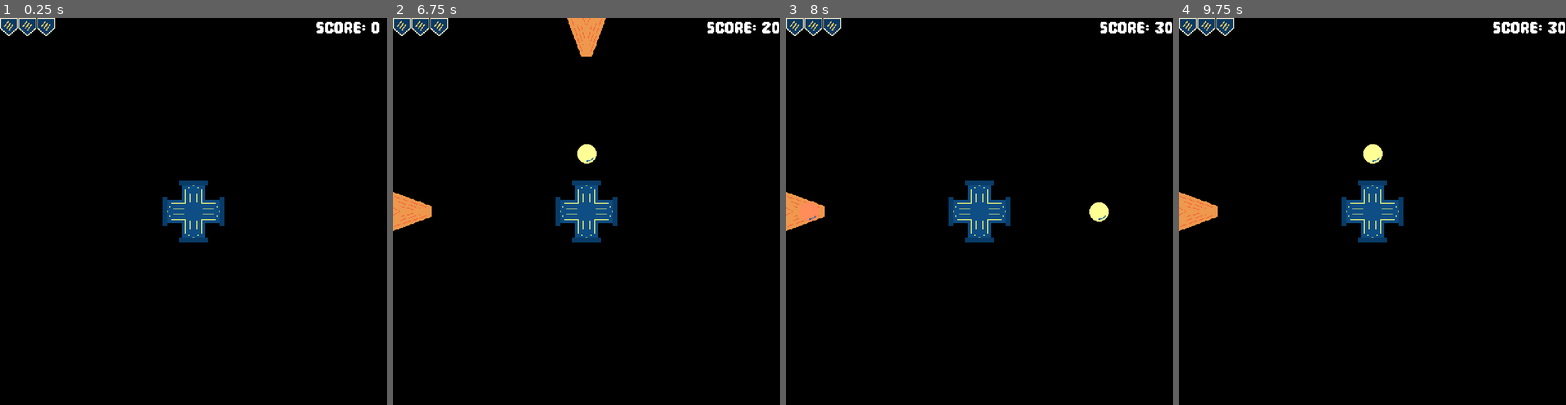
Above: before the commit, frames 1-4 (left to right).
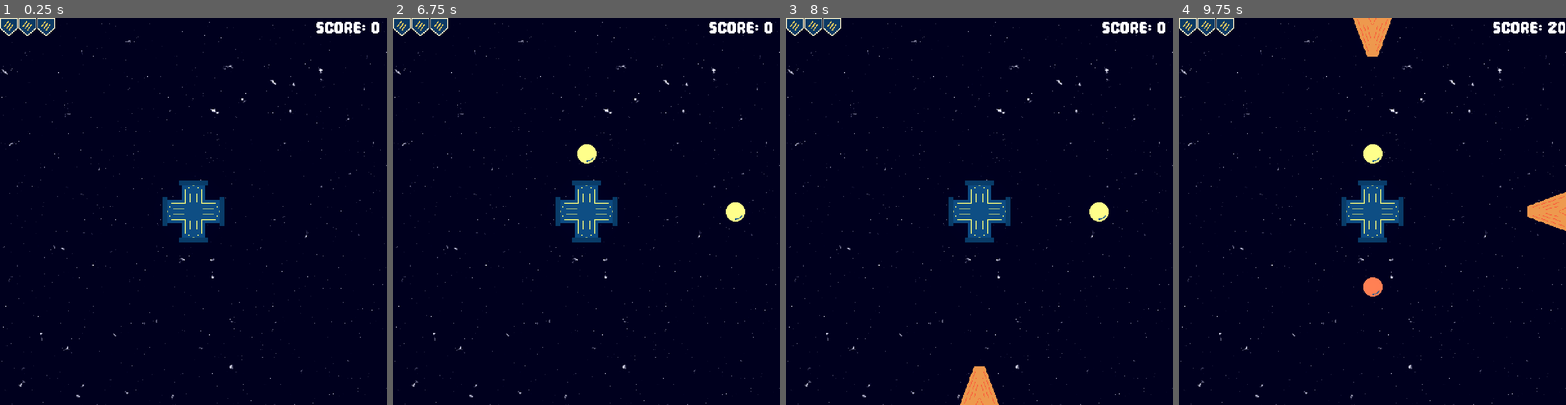
Above: after the commit, the same moments.

Repository: skain/incremental-outpost
Game: Godot game, scene res://scenes/main.tscn
Two runs of this game, one before a commit and one after it. Both use one fixed random seed, a clock stepped at 60 frames per second and the inputs below.
Inputs:
- Up to frame 1 (0.25 s): no input
- Up to frame 2 (6.75 s): tap Enter (start_game) at 0.5, 1.35, 2.85, 4.35, 5.85 s; hold Right (fire_right) 0.53-1.28 s; hold Enter (start_game) 0.53-1.28 s; hold Down (fire_down) 1.28-2.03 s; hold Right (fire_right) 2.03-2.78 s; hold Enter (start_game) 2.03-2.78 s; hold Up (fire_up) 2.78-3.53 s; hold Enter (start_game) 3.53-4.28 s; hold Left (fire_left) 3.53-5.03 s; hold Down (fire_down) 5.03-5.78 s; hold Enter (start_game) 5.03-5.78 s; hold Right (fire_right) 5.78-6.53 s; hold Up (fire_up) from 6.53 s (still down); hold Enter (start_game) from 6.53 s (still down)
- Up to frame 3 (8 s): release Up (fire_up) at 7.28 s; release Enter (start_game) at 7.28 s; hold Right (fire_right) from 7.28 s (still down); tap Enter (start_game) at 7.35 s
- Up to frame 4 (9.75 s): release Right (fire_right) at 8.03 s; hold Down (fire_down) 8.03-8.78 s; hold Enter (start_game) 8.03-8.78 s; hold Left (fire_left) 8.78-9.53 s; tap Enter (start_game) at 8.85 s; hold Up (fire_up) from 9.53 s (still down); hold Enter (start_game) from 9.53 s (still down)

The runs differ from the first frame. In frame 1, 98% of the frame differs, in the area x 0-100%, y 0-100%; in frame 2, 97%; in frame 3, 98%; in frame 4, 97%.

Commit message:
starfield, more tuning

Diff:
--- a/scenes/enemy_projectile.tscn
+++ b/scenes/enemy_projectile.tscn
@@ -12,7 +12,7 @@
 script = ExtResource("1_e8ik0")
 
 [node name="Sprite2D" type="Sprite2D" parent="." unique_id=1939503529]
-modulate = Color(1.5720325, 1.5720325, 1.5720325, 1)
+modulate = Color(1.4586968, 1.4586968, 1.4586968, 1)
 texture = ExtResource("1_lofwd")
 
 [node name="CollisionShape2D" type="CollisionShape2D" parent="." unique_id=1394548682]
--- a/scenes/main.tscn
+++ b/scenes/main.tscn
@@ -13,6 +13,33 @@
 glow_levels/6 = 0.5
 glow_bloom = 0.25
 glow_blend_mode = 0
+
+[sub_resource type="Gradient" id="Gradient_jyhfs"]
+offsets = PackedFloat32Array(0.8648649, 1)
+colors = PackedColorArray(0, 0, 0.047058824, 1, 1, 1, 1, 1)
+
+[sub_resource type="FastNoiseLite" id="FastNoiseLite_tbgi4"]
+noise_type = 2
+frequency = 0.371
+
+[sub_resource type="NoiseTexture2D" id="NoiseTexture2D_tefeu"]
+noise = SubResource("FastNoiseLite_tbgi4")
+color_ramp = SubResource("Gradient_jyhfs")
+
+[sub_resource type="CanvasItemMaterial" id="CanvasItemMaterial_o6xl0"]
+blend_mode = 1
+
+[sub_resource type="Gradient" id="Gradient_tipki"]
+offsets = PackedFloat32Array(0.8648649, 1)
+colors = PackedColorArray(0, 0, 0.047058824, 1, 1, 1, 1, 1)
+
+[sub_resource type="FastNoiseLite" id="FastNoiseLite_85g3d"]
+noise_type = 2
+frequency = 0.0511
+
+[sub_resource type="NoiseTexture2D" id="NoiseTexture2D_choun"]
+noise = SubResource("FastNoiseLite_85g3d")
+color_ramp = SubResource("Gradient_tipki")
 
 [node name="Main" type="Node2D" unique_id=42505495]
 script = ExtResource("1_sugp2")
@@ -30,6 +57,24 @@
 grow_horizontal = 2
 grow_vertical = 2
 color = Color(0, 0, 0, 1)
+
+[node name="TextureRect" type="TextureRect" parent="Backdrop" unique_id=395905933]
+anchors_preset = 15
+anchor_right = 1.0
+anchor_bottom = 1.0
+grow_horizontal = 2
+grow_vertical = 2
+texture = SubResource("NoiseTexture2D_tefeu")
+
+[node name="TextureRect2" type="TextureRect" parent="Backdrop" unique_id=732274391]
+modulate = Color(1.5157021, 1.5157021, 1.5157021, 1)
+material = SubResource("CanvasItemMaterial_o6xl0")
+anchors_preset = 15
+anchor_right = 1.0
+anchor_bottom = 1.0
+grow_horizontal = 2
+grow_vertical = 2
+texture = SubResource("NoiseTexture2D_choun")
 
 [node name="Player" parent="." unique_id=507027384 instance=ExtResource("2_jyhfs")]
 position = Vector2(640, 640)
--- a/scenes/player_projectile.tscn
+++ b/scenes/player_projectile.tscn
@@ -12,7 +12,7 @@
 script = ExtResource("1_oxij3")
 
 [node name="Sprite2D" type="Sprite2D" parent="." unique_id=931890691]
-modulate = Color(1.5720325, 1.5720325, 1.5720325, 1)
+modulate = Color(1.4586968, 1.4586968, 1.4586968, 1)
 texture = ExtResource("1_lqp5n")
 
 [node name="CollisionShape2D" type="CollisionShape2D" parent="." unique_id=1330633448]
--- a/scripts/enemy.gd
+++ b/scripts/enemy.gd
@@ -45,8 +45,8 @@
 	if is_temporary:
 		visible = false
 
-		var hit_timeout_secs :float = GameMath.get_scaled_value(base_revive_delay, enemy_level, -1.1)
-		revive_timer.start(hit_timeout_secs + randf_range(.5, 1.5))
+		var hit_timeout_secs :float = GameMath.get_scaled_value(base_revive_delay + randf_range(0, 5), enemy_level, -1.1)
+		revive_timer.start(hit_timeout_secs)
 
 func _on_revive_timer_timeout() -> void:
 	_enable()
